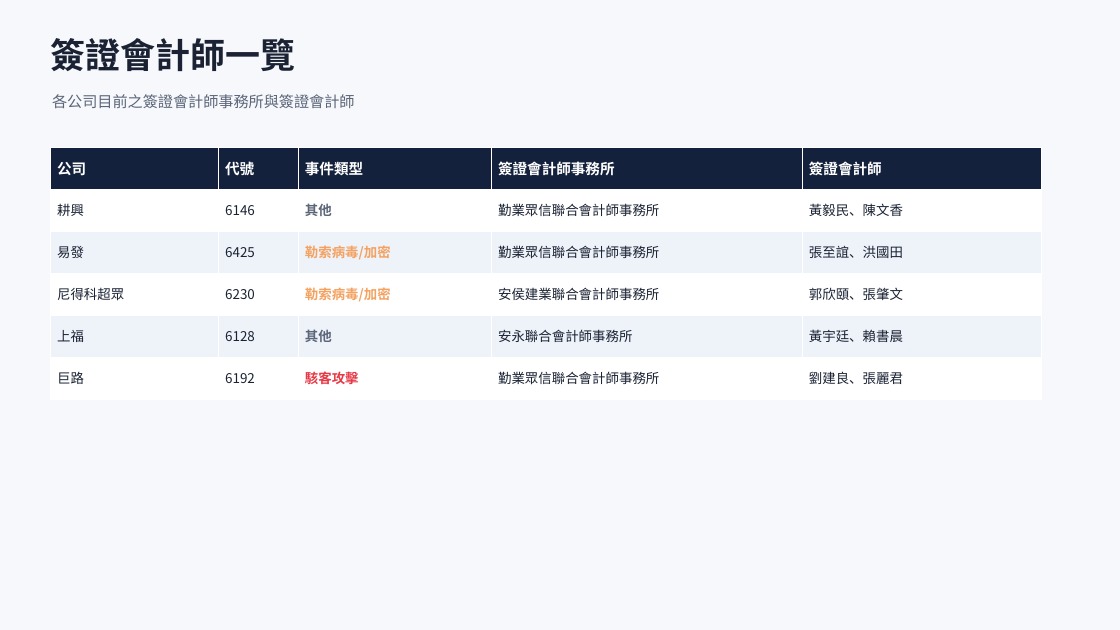
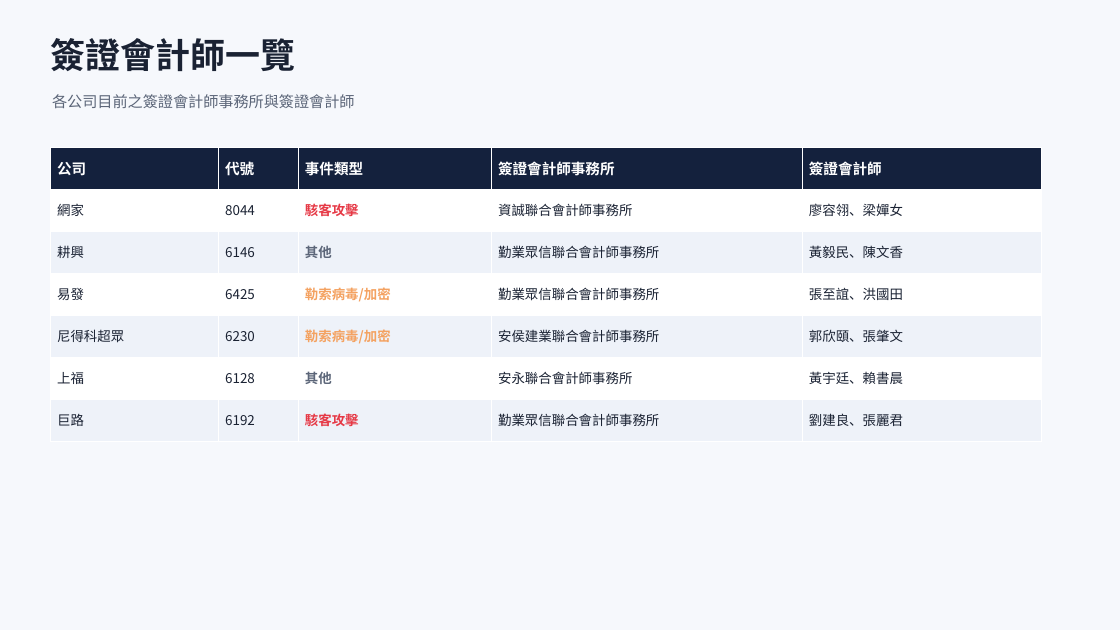
Before and after one commit to Johnnylin77/mops-isec-monitor, a slide deck: slide 4 of 資安事件因應分析.pptx. Drawn at 1120x630 pixels with LibreOffice and Linux fonts; fonts in the diff are those of the drawing. Boxes give left, top, right and bottom in pixels: in the first picture for what was removed or moved away, otherwise in the second. Text is boxed around its words. In the diff, an @@ line names an element or a change of style, - is before the commit and + after.

```diff
--- a/資安事件因應分析.pptx
+++ b/資安事件因應分析.pptx
@@ table at (50,147,1042,441) @@
+row 2: 網家 | 8044 | 駭客攻擊 | 資誠聯合會計師事務所 | 廖容翎、梁嬋女
```
Also in this commit, not shown: 5 other slides changed, 2 other files.
